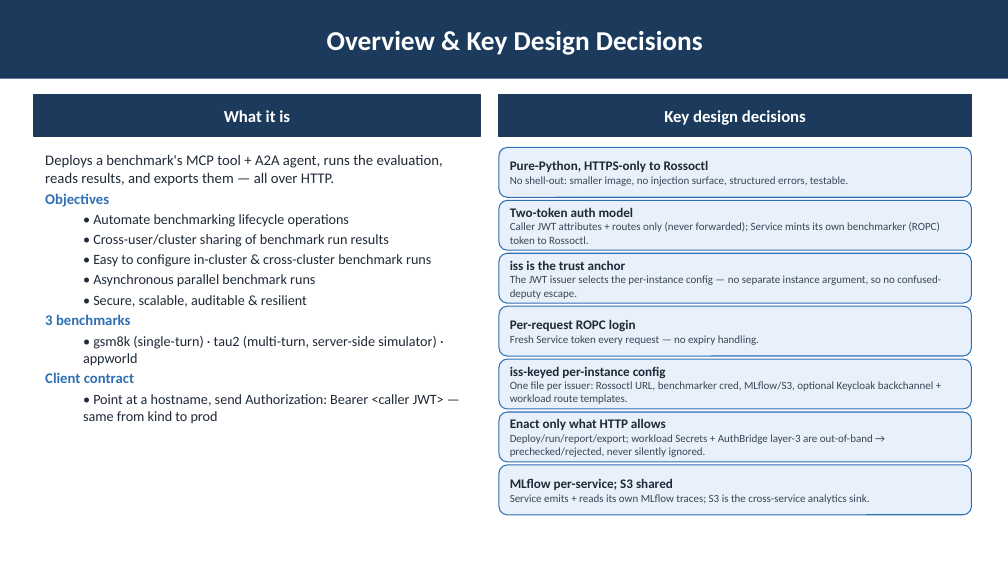
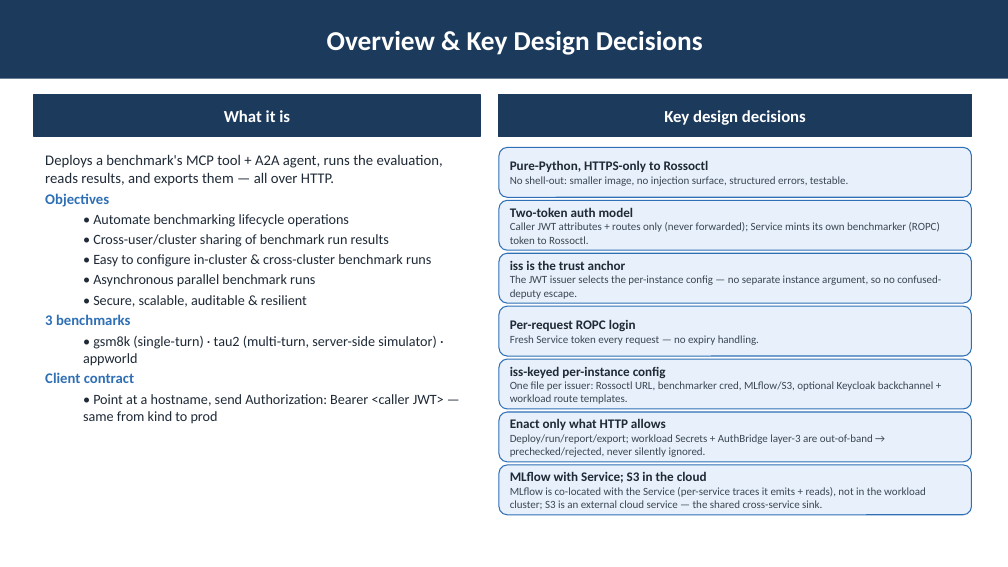
Before and after one commit to webchang/benchmarking, a slide deck: slide 2 of docs/BenchmarkingService.pptx. Drawn at 1008x567 pixels with LibreOffice and Linux fonts; fonts in the diff are those of the drawing. Boxes give left, top, right and bottom in pixels: in the first picture for what was removed or moved away, otherwise in the second. Text is boxed around its words. In the diff, an @@ line names an element or a change of style, - is before the commit and + after.

```diff
--- a/docs/BenchmarkingService.pptx
+++ b/docs/BenchmarkingService.pptx
@@ text in rounded rectangle at (x1=510, y1=471, x2=926, y2=509): text changed @@
-MLflow per-service; S3 shared
-Service emits + reads its own MLflow traces; S3 is the cross-service analytics sink.
+MLflow with Service; S3 in the cloud
+MLflow is co-located with the Service (per-service traces it emits + reads), not in the workload cluster; S3 is an external cloud service — the shared cross-service sink.
```
Also in this commit, not shown: 1 other slide changed, 11 other files.
